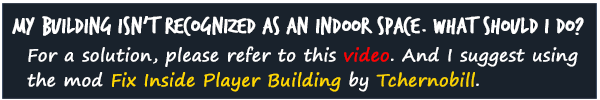
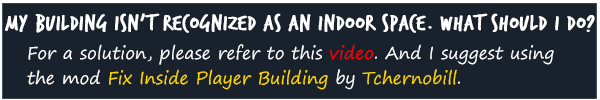
Layered file, before and after one edit (600x100). Changes by layer:
painted on "For a solution, please refer to this video. And I suggest using" over (x1=27, y1=44, x2=578, y2=92)
painted on "My building isn't recognized as an indoor space. What should I" over (x1=5, y1=13, x2=595, y2=36)
